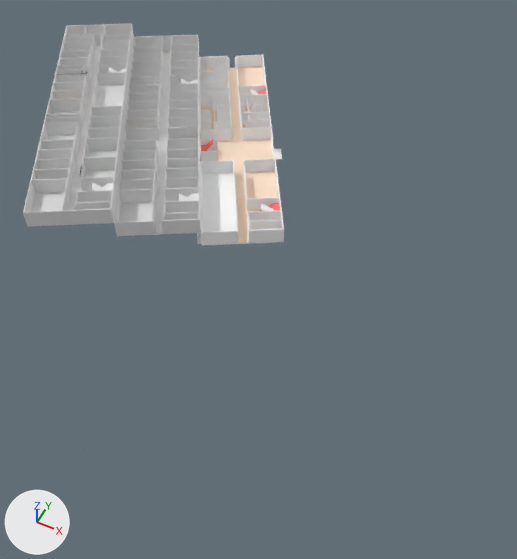
The glTF model program/res/COS CLA/model.glb, before and after one commit.
Before and after are seen from a 50 mm lens placed at (76.0, -58.0, 157.0), pointed at (10.0, 74.0, -7.0). The lights are fixed; the arrows at lower left show +X, +Y and +Z. Where no turn or scale is listed for an object, it has been applied to the vertices.

Objects in the first picture: '213468', '213472', '228817', '229478', '229761', '229844', '229845', '229846', '232564', '233431', '233433', '235127', '235853', '235897', '238092', '238760', '238762'.
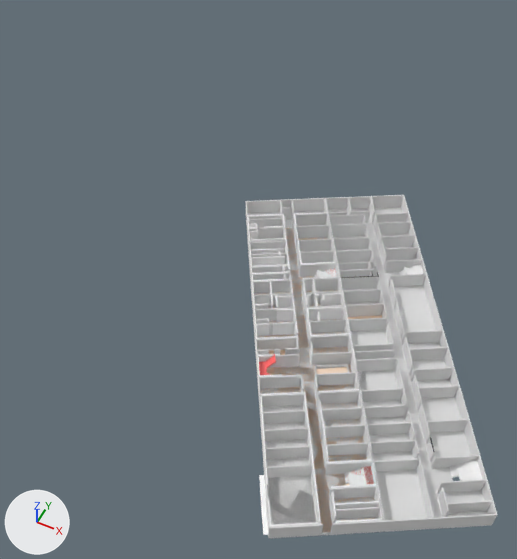
ob_229843 is not drawn itself; it is the parent of ob_233433.
ob_213467 is not drawn itself; it is the parent of ob_216042, ob_216041.
ob_235895 is not drawn itself; it is the parent of ob_235893.
ob_213470 is not drawn itself; it is the parent of ob_213474.

Pixel boxes [x1, y1, x2, y2] of what changed, in the pictures (517 x 559 px):
'238762', moved
    before: [23, 24, 134, 227]
    after: [326, 195, 497, 532]
'235897', moved
    before: [114, 35, 201, 236]
    after: [245, 199, 384, 538]
'238092', moved
    before: [31, 37, 124, 212]
    after: [328, 207, 488, 520]
'232564', moved
    before: [201, 66, 277, 243]
    after: [257, 228, 374, 533]
'233433', moved
    before: [197, 55, 284, 246]
    after: [247, 213, 379, 535]
'235127', moved
    before: [119, 52, 170, 233]
    after: [247, 210, 377, 534]
'235853', moved
    before: [114, 35, 200, 223]
    after: [246, 198, 384, 528]
'238760', moved
    before: [23, 24, 132, 213]
    after: [325, 195, 498, 522]
'233431', moved
    before: [199, 55, 284, 233]
    after: [247, 212, 385, 526]
'213472', moved
    before: [103, 183, 113, 190]
    after: [450, 460, 482, 480]
'229844', moved
    before: [201, 139, 213, 151]
    after: [259, 354, 276, 375]
'225399', moved
    before: [92, 183, 107, 191]
    after: [457, 468, 474, 481]
'229761', moved
    before: [261, 204, 274, 211]
    after: [349, 473, 366, 485]
'213468', moved
    before: [187, 193, 199, 201]
    after: [344, 466, 374, 484]
'229846', moved
    before: [260, 203, 280, 211]
    after: [346, 466, 374, 484]
'213471', moved
    before: [119, 69, 126, 72]
    after: [399, 265, 423, 275]
'225399.001', moved
    before: [179, 194, 192, 201]
    after: [348, 475, 365, 487]
'216042', moved
    before: [189, 80, 198, 83]
    after: [314, 269, 337, 277]
'222250', moved
    before: [109, 67, 117, 72]
    after: [404, 267, 417, 274]
'229478', moved
    before: [250, 89, 259, 94]
    after: [317, 270, 331, 277]
'235893', moved
    before: [168, 86, 170, 115]
    after: [303, 283, 310, 333]
'222250.001', moved
    before: [181, 79, 189, 84]
    after: [317, 271, 329, 278]
'229845', moved
    before: [258, 90, 266, 94]
    after: [325, 269, 337, 277]

The edits, one by one:
Object '229844' (ob_229844) moves from (-31.6, 107.0, 0.5) to (26.8, 34.7, 0.5).
In object '229843' (ob_229843), parent goes from ob_159330 to ob_1st_floor.
Object '232564' (ob_232564) moves from (12.5, 85.2, 0.5) to (70.8, 12.9, 0.5).
Object '233431' (ob_233431) moves from (12.7, 85.4, 5.5) to (71.1, 13.1, 5.5).
Object '233433' (ob_233433) moves from (0.0, 19.68, 0.0) to (0.0, 19.68, 0.000061).
Object '228817' (ob_228817) moves from (2.4, 102.6, 0.5) to (60.7, 30.3, 0.5).
Object '229845' (ob_229845) moves from (-31.3, 144.3, 0.5) to (27.1, 72.0, 0.5).
Object '229478' (ob_229478) moves from (-25.1, 148.4, 3.4) to (33.2, 76.1, 3.4).
Object '229846' (ob_229846) moves from (0.2, 89.9, 0.5) to (58.5, 17.6, 0.5).
Object '229761' (ob_229761) moves from (6.3, 93.9, 3.4) to (64.6, 21.6, 3.4).
In object '213470' (ob_213470), parent goes from ob_162238 to ob_3rd_floor.
Object '238092' (ob_238092) moves from (-31.2, 60.3, 11.5) to (92.4, 25.3, 0.5).
Object '238760' (ob_238760) moves from (-30.8, 60.2, 16.5) to (92.8, 25.2, 5.5).
Object '238762' (ob_238762) moves from (0.0, 19.68, 110.5) to (0.000061, 19.68, 110.5).
In object '213471' (ob_213471), parent goes from ob_162238 to ob_3rd_floor.
In object '213472' (ob_213472), parent goes from ob_162238 to ob_3rd_floor.
In object '213467' (ob_213467), parent goes from ob_168529 to ob_2nd_floor.
Object '235127' (ob_235127) moves from (-9.3, 72.6, 6.0) to (70.8, 12.4, 0.5).
Object '235895' (ob_235895) moves from (0.0, -196.8, 110.5) to (0.0000969, -196.8, 110.5).
Object '235893' (ob_235893) moves from (2071.0, 0.0, 11.95) to (2071.0, 0.0000137, 11.95).
Object '235853' (ob_235853) moves from (-9.0, 72.8, 11.0) to (71.1, 12.6, 5.5).
Object '235897' (ob_235897) moves from (0.0, 19.68, 110.5) to (0.0000916, 19.68, 110.5).
In object '213468' (ob_213468), parent goes from ob_168529 to ob_2nd_floor.
Object '3RD_FLOOR' (ob_3rd_floor) is new.
Its parent is ob_root_node.
Its location is (0.0, 0.0, 0.0).
Object '2ND_FLOOR' (ob_2nd_floor) is new.
Its parent is ob_root_node.
Its location is (0.0, 0.0, 0.0).
Object '1ST_FLOOR' (ob_1st_floor) is new.
Its parent is ob_root_node.
Its location is (0.0, 0.0, 0.0).
